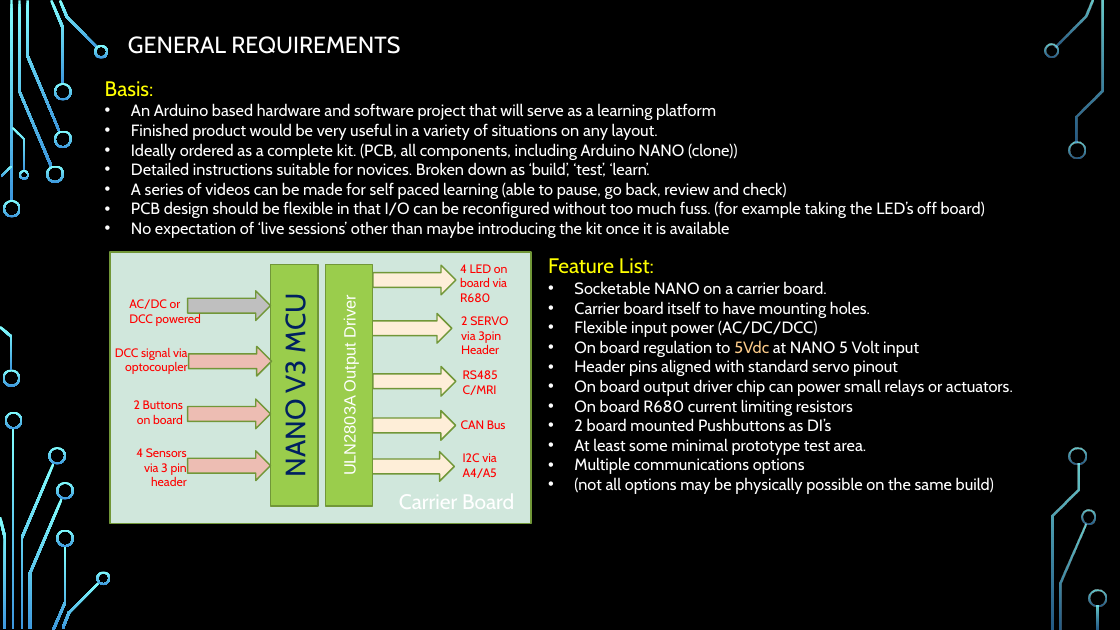
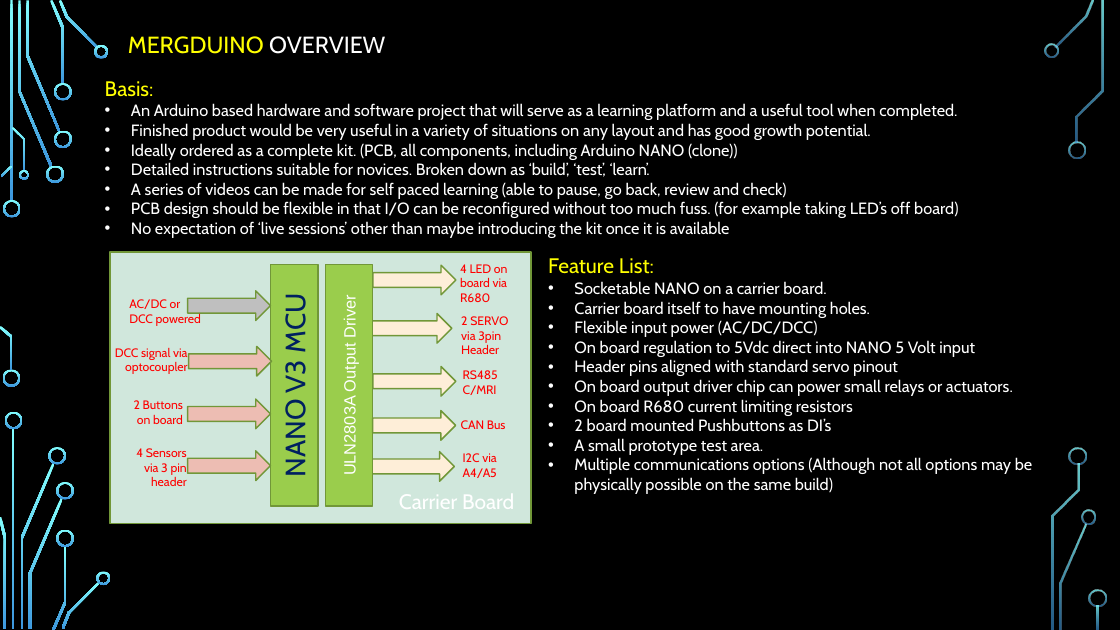
Before and after one commit to Alan-Lomax/MERG-SIG-Presentations, a slide deck: slide 3 of Practical Arduino - Ground Up.pptx. Drawn at 1120x630 pixels with LibreOffice and Linux fonts; fonts in the diff are those of the drawing; background and template pictures are left out. Boxes give left, top, right and bottom in pixels: in the first picture for what was removed or moved away, otherwise in the second. Text is boxed around its words. In the diff, an @@ line names an element or a change of style, - is before the commit and + after.

Commit message:
Update Practical Arduino - Ground Up.pptx
Feb 2 update.

```diff
--- a/Practical Arduino - Ground Up.pptx
+++ b/Practical Arduino - Ground Up.pptx
@@ title at [128, 36, 385, 54]: text changed; text colour #FFFFFF to #FFFF00 @@
-GENERAL REQUIREMENTS
+MERGDUINO OVERVIEW
@@ text at [131, 103, 957, 140]: text changed @@
-• An Arduino based hardware and software project that will serve as a learning platform
-• Finished product would be very useful in a variety of situations on any layout.
+• An Arduino based hardware and software project that will serve as a learning platform and a useful tool when completed.
+• Finished product would be very useful in a variety of situations on any layout and has good growth potential.
@@ text at [131, 201, 958, 218]: text changed @@
-• PCB design should be flexible in that I/O can be reconfigured without too much fuss. (for example taking the LED’s off board)
+• PCB design should be flexible in that I/O can be reconfigured without too much fuss. (for example taking LED’s off board)
@@ text at [574, 340, 975, 357]: text changed @@
-• On board regulation to 5Vdc at NANO 5 Volt input
+• On board regulation to 5Vdc direct into NANO 5 Volt input
@@ text at [574, 438, 1032, 494]: text changed @@
-• At least some minimal prototype test area.
-• Multiple communications options
-• (not all options may be physically possible on the same build)
+• A small prototype test area.
+• Multiple communications options (Although not all options may be physically possible on the same build)
```
Also in this commit, not shown: 7 other slides changed, 1 slide added.
